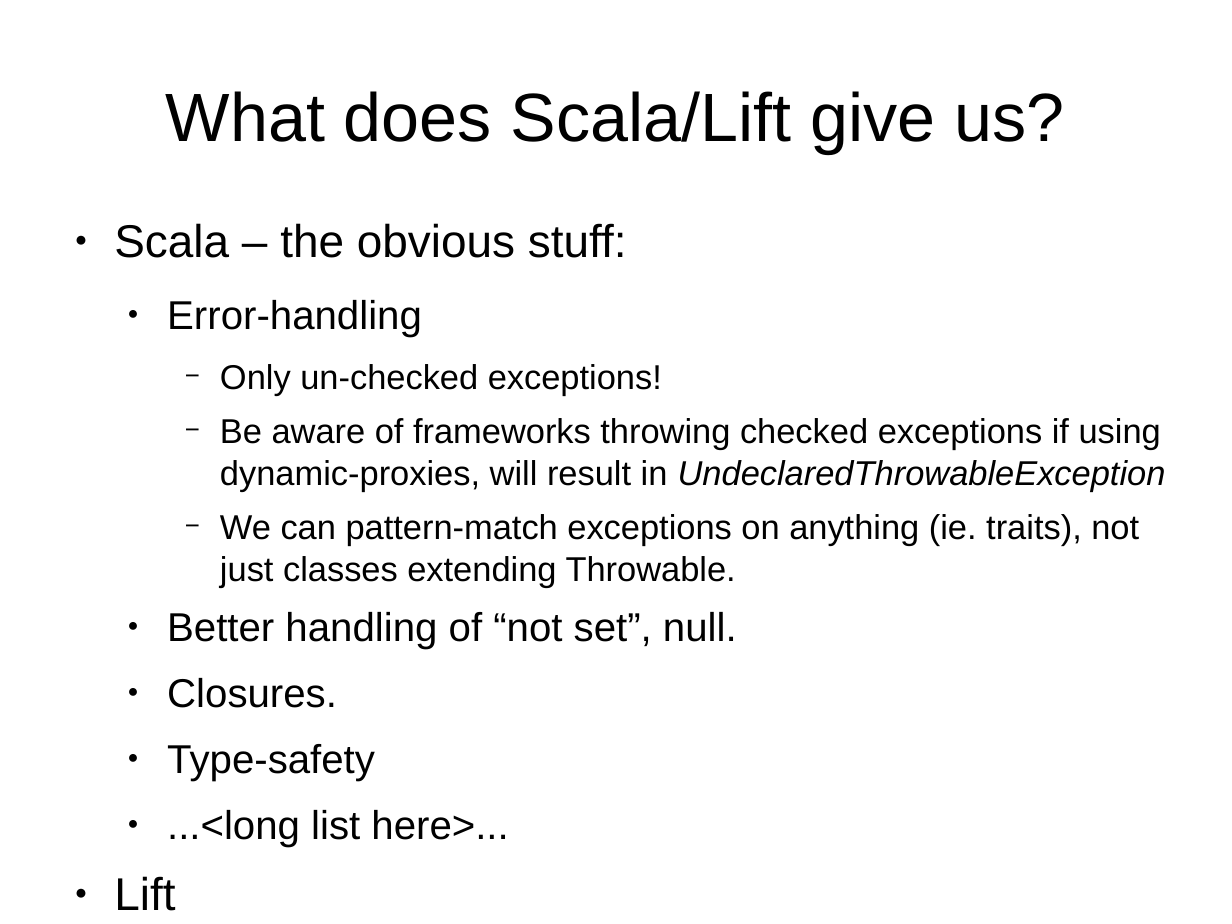
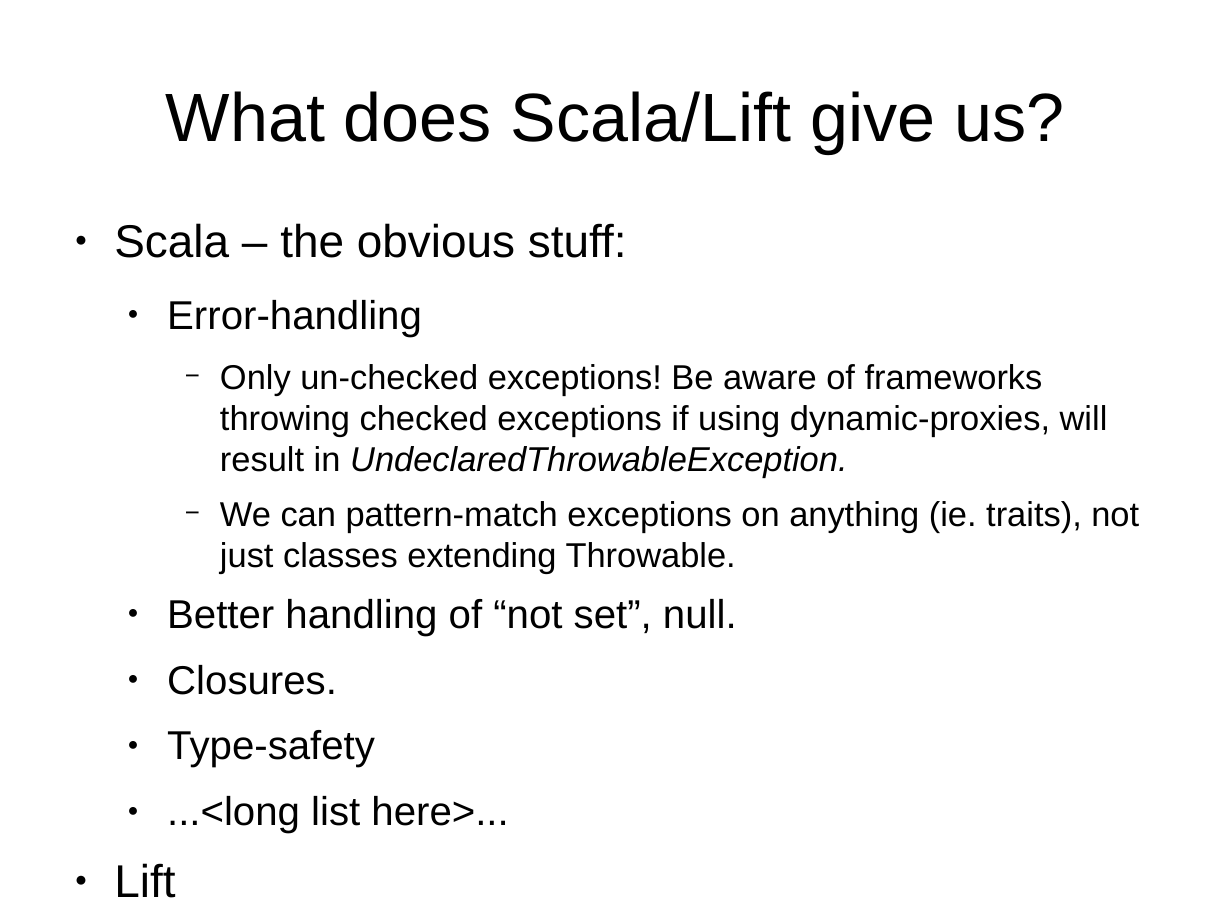
Before and after one commit to andreak/slol-2011, a slide deck: slide 16 of Scala-LiftOff-2011-lift-from-jee-perspective.odp (slide 18 before the commit). Drawn at 1232x924 pixels with LibreOffice and Linux fonts; fonts in the diff are those of the drawing. Boxes give left, top, right and bottom in pixels: in the first picture for what was removed or moved away, otherwise in the second. Text is boxed around its words. In the diff, an @@ line names an element or a change of style, - is before the commit and + after.

Commit message:
Updated

```diff
--- a/Scala-LiftOff-2011-lift-from-jee-perspective.odp
+++ b/Scala-LiftOff-2011-lift-from-jee-perspective.odp
@@ text at [220, 364, 1108, 478]: text changed @@
-    − Only un-checked exceptions!
-    − Be aware of frameworks throwing checked exceptions if using dynamic-proxies, will result in UndeclaredThrowableException
+    − Only un-checked exceptions! Be aware of frameworks throwing checked exceptions if using dynamic-proxies, will result in UndeclaredThrowableException.
```
Also in this commit, not shown: 1 other slide changed, 3 slides added, 1 slide removed.
